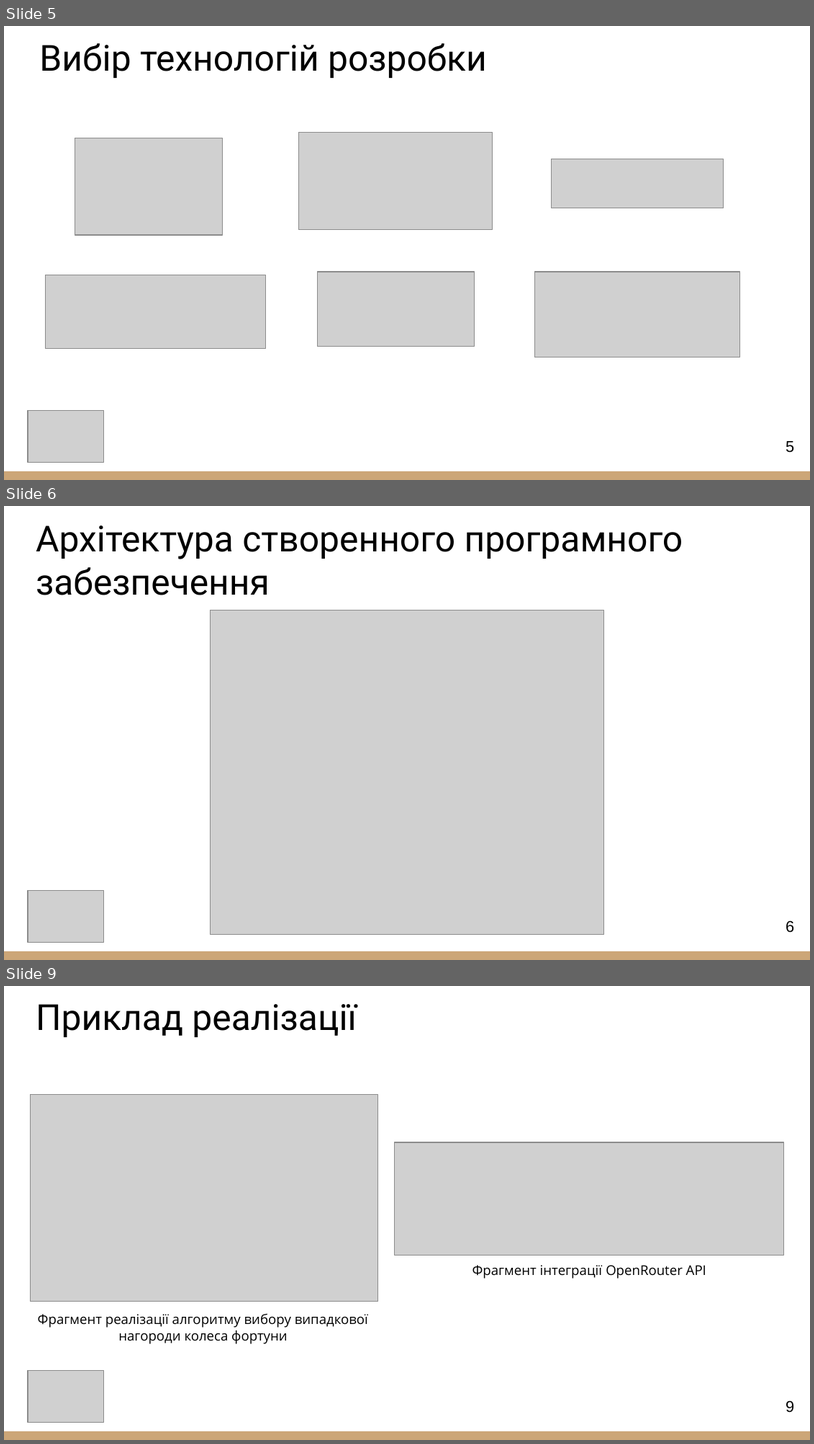
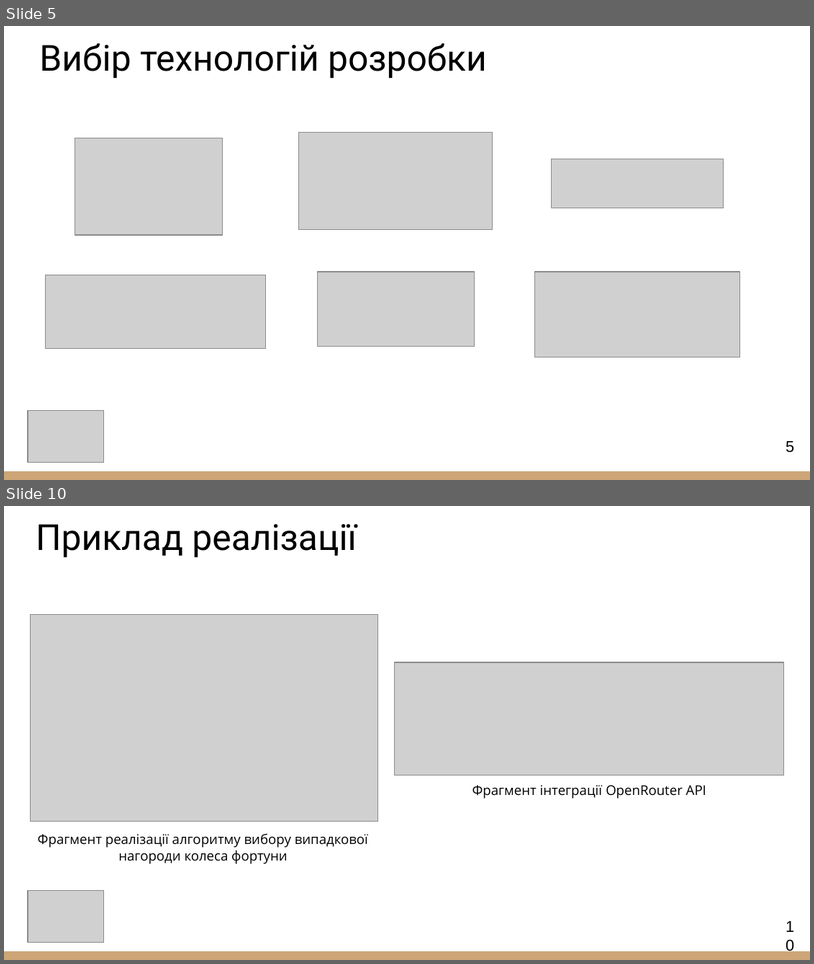
Before and after one commit to NureMiachKateryna/2026_B_PI_PZPI-22-9_Miach_K_O, a slide deck: 2026_Б_ПІ_ПЗПІ-22-9_М'яч_К_О.pptx. Shown one above the other, each under a label of ours: slides 5, 6 and 9 before the commit, slides 5 and 10 after it; the slides between them are not shown. The pictures are 814x1444 and 814x964 pixels, drawn with LibreOffice and Linux fonts; fonts in the diff are those of the drawing; grey boxes stand for pictures. Boxes give left, top, right and bottom in pixels: in the first picture for what was removed or moved away, otherwise in the second. Text is boxed around its words. In the diff, an @@ line names an element or a change of style, - is before the commit and + after.

```diff
--- a/2026_Б_ПІ_ПЗПІ-22-9_М'яч_К_О.pptx
+++ b/2026_Б_ПІ_ПЗПІ-22-9_М'яч_К_О.pptx
@@ slide 6 removed at [4,506,810,960], background #FFFFFF; not listed: 1 template element that a slide beside it also shows @@
@@ title removed at [36,525,684,595] @@
-Архітектура створенного програмного забезпечення
@@ picture removed at [211,610,604,934] @@
@@ picture removed at [27,890,103,942] @@
@@ page number removed at [786,920,795,932] @@
-6
@@ what was slide 9 is now slide 10 @@
@@ page number at [786,920,795,932]: text changed @@
-9
+10
```
Also in this commit, not shown: 2 slides changed, 4 slides added, 2 other slides removed.
